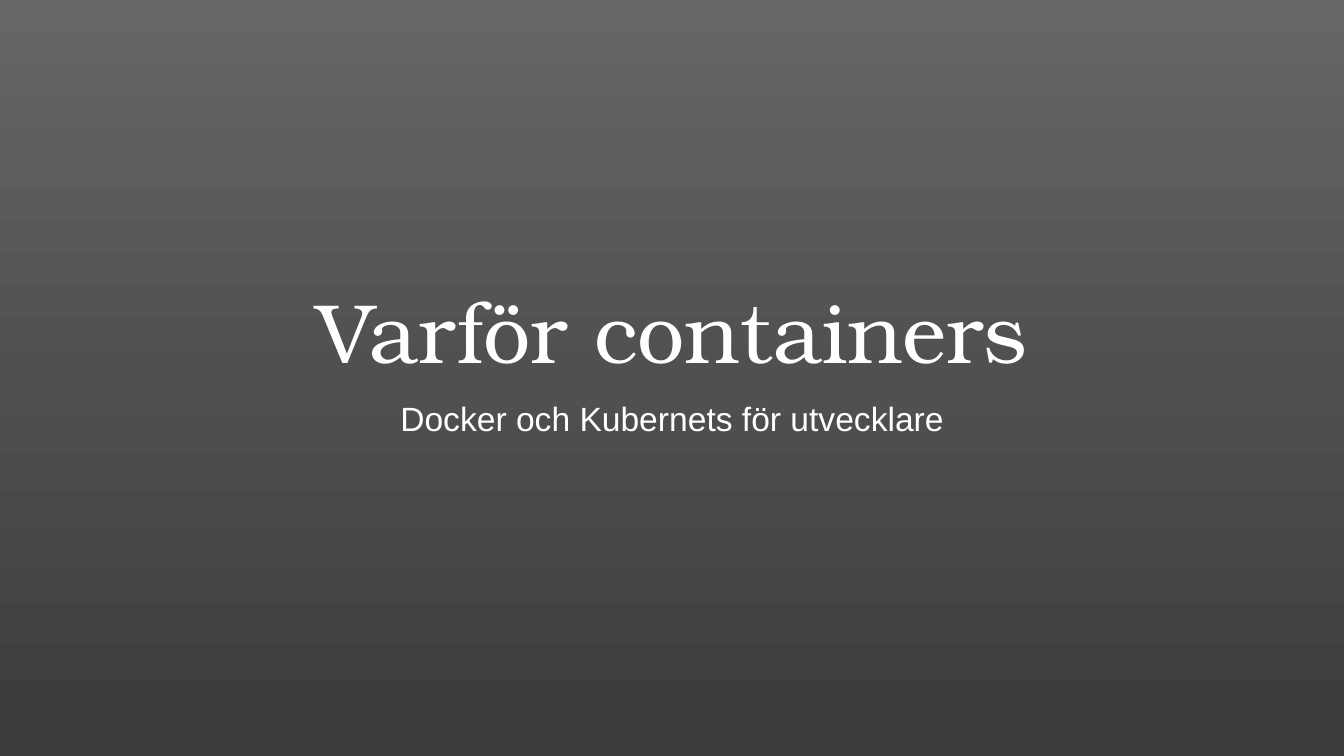
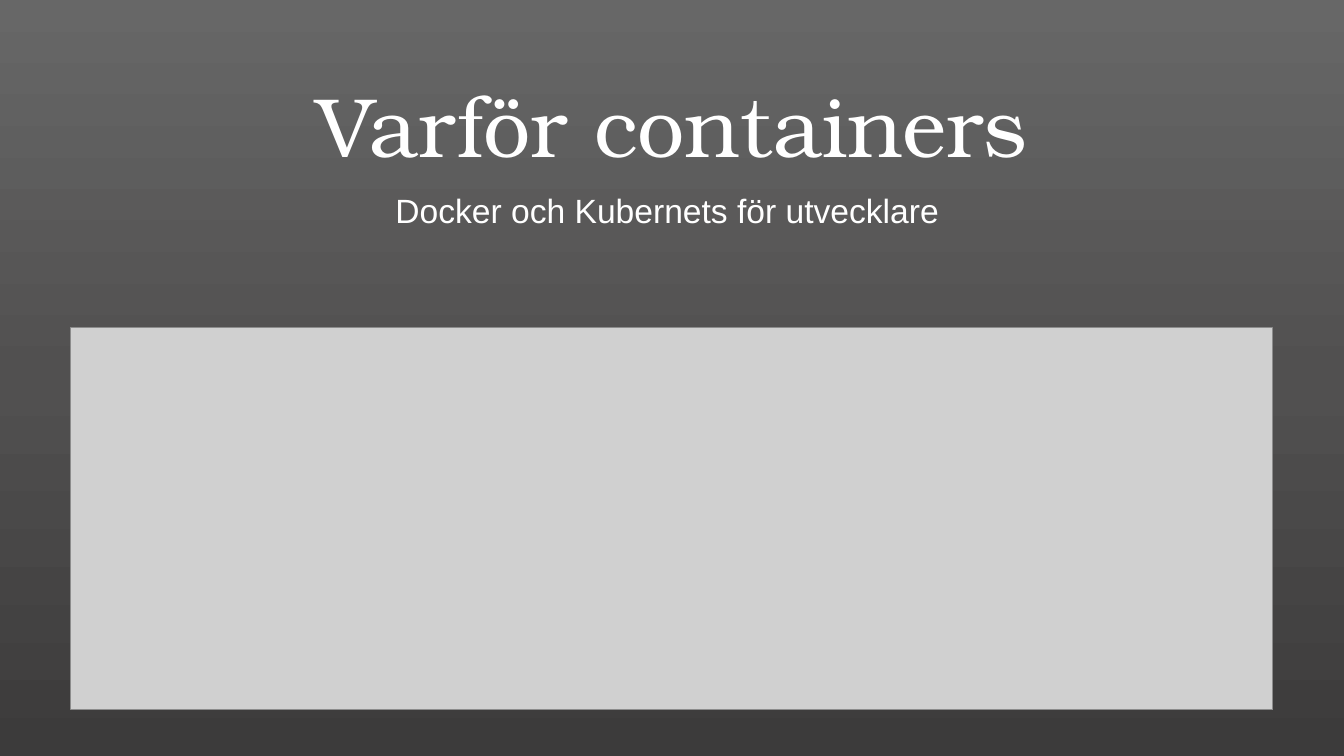
Before and after one commit to jatocode/container-demo, a slide deck: slide 1 of doc/containers.pptx. Drawn at 1344x756 pixels with LibreOffice and Linux fonts; fonts in the diff are those of the drawing; grey boxes stand for pictures. Boxes give left, top, right and bottom in pixels: in the first picture for what was removed or moved away, otherwise in the second. Text is boxed around its words. In the diff, an @@ line names an element or a change of style, - is before the commit and + after.

```diff
--- a/doc/containers.pptx
+++ b/doc/containers.pptx
@@ title "Varför containers": place and size @@
-title "Varför containers" at [317,301,1027,364]
+title "Varför containers" at [317,95,1027,158]
@@ subtitle "Docker och Kubernets för utvecklare": place and size @@
-subtitle "Docker och Kubernets för utvecklare" at [400,406,943,432]
+subtitle "Docker och Kubernets för utvecklare" at [395,198,939,224]
@@ picture added at [71,328,1273,710] @@
```
Also in this commit, not shown: 1 other slide changed, 1 slide added, 1 slide removed.
